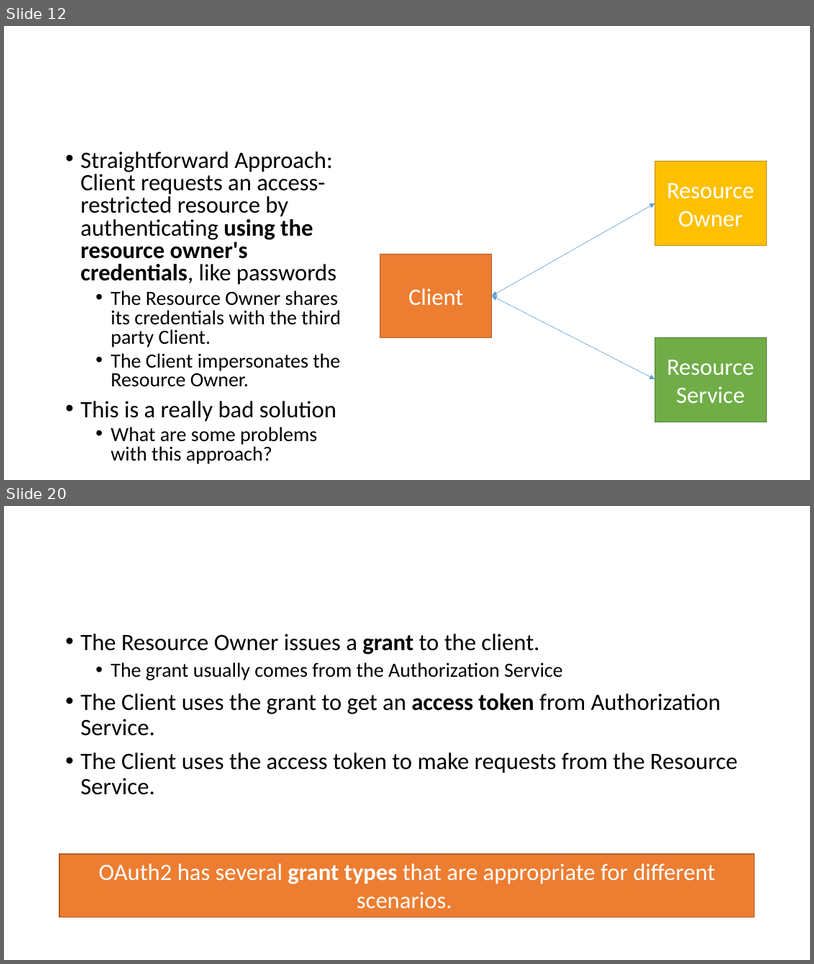
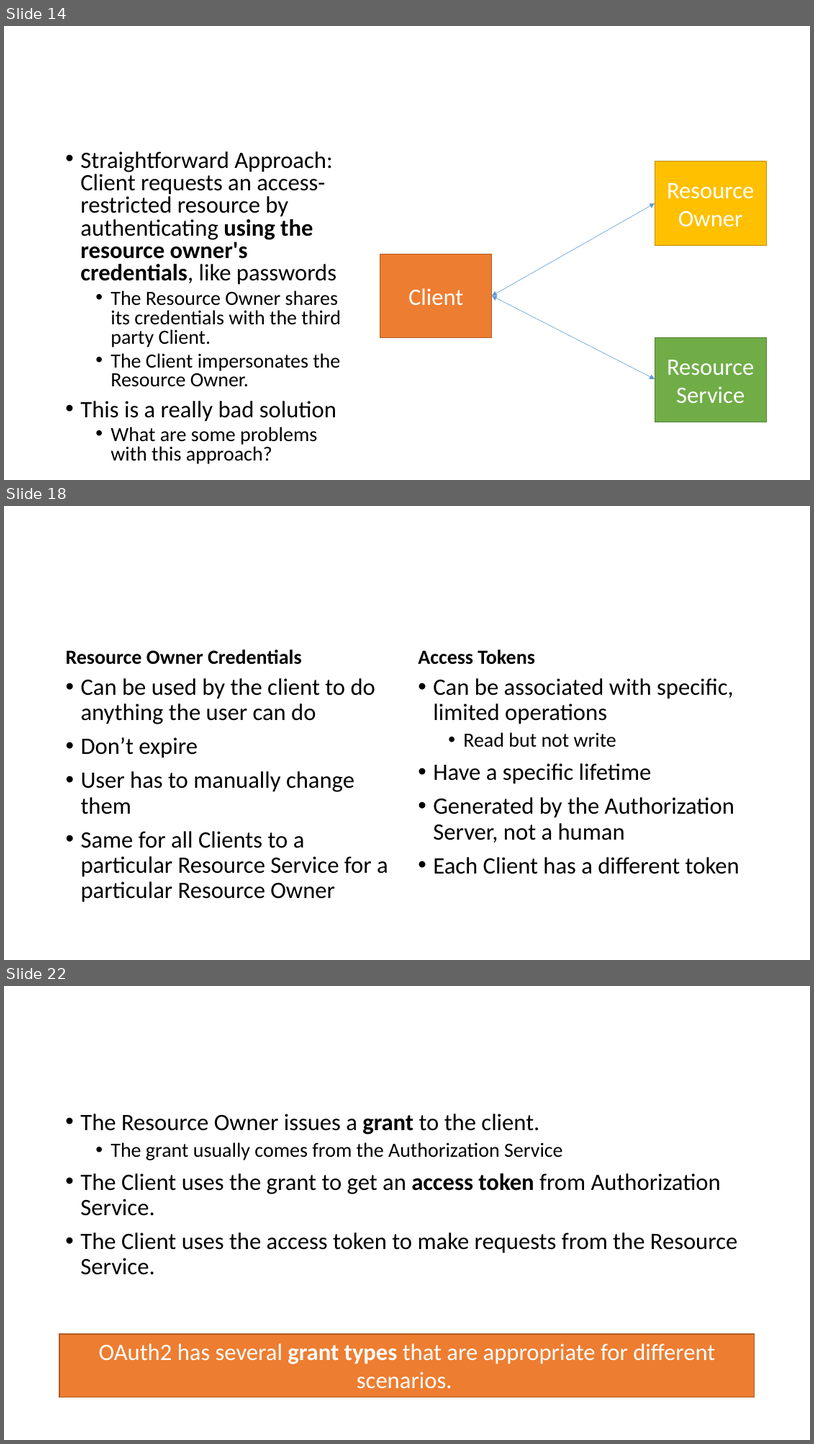
Before and after one commit to airavata-courses/airavata-courses.github.io, a slide deck: fall2017/slides/Fall2017-OAuth2-OIDC.pptx. Shown one above the other, each under a label of ours: slides 12 and 20 before the commit, slides 14, 18 and 22 after it; the slides between them are not shown. The pictures are 814x964 and 814x1444 pixels, drawn with LibreOffice and Linux fonts; fonts in the diff are those of the drawing. Boxes give left, top, right and bottom in pixels: in the first picture for what was removed or moved away, otherwise in the second. Text is boxed around its words. In the diff, an @@ line names an element or a change of style, - is before the commit and + after.

```diff
--- a/fall2017/slides/Fall2017-OAuth2-OIDC.pptx
+++ b/fall2017/slides/Fall2017-OAuth2-OIDC.pptx
@@ slide 18 added at bbox=[4, 506, 810, 960], background #FFFFFF @@
@@ title added at bbox=[59, 530, 756, 618], fill #4472C4, outline #325491 1 pt @@
@@ text added at bbox=[59, 618, 401, 672], fill #FFFFFF, outline #4472C4 1 pt, 24 pt, text #000000, bold @@
+Resource Owner Credentials
@@ text added at bbox=[412, 618, 756, 672], fill #FFFFFF, outline #4472C4 1 pt, 24 pt, text #000000, bold @@
+Access Tokens
@@ text added at bbox=[59, 672, 401, 916], fill #FFFFFF, outline #4472C4 1 pt, 28 pt, text #000000 @@
+• Can be used by the client to do anything the user can do
+• Don’t expire
+• User has to manually change them
+• Same for all Clients to a particular Resource Service for a particular Resource Owner
@@ text added at bbox=[412, 672, 756, 916], fill #FFFFFF, outline #4472C4 1 pt, 28 pt, text #000000 @@
+• Can be associated with specific, limited operations
+  • Read but not write
+• Have a specific lifetime
+• Generated by the Authorization Server, not a human
+• Each Client has a different token
@@ what was slide 12 is now slide 14 @@
@@ what was slide 20 is now slide 22 @@
```
Also in this commit, not shown: 16 slides changed, 14 other slides added, 1 slide removed, 2 other files.
